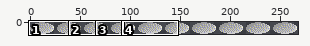
One commit to this sprite sheet: images/progress0.png. The first picture is a wide view before the edit; the outline marks the close-up.
Close-up. Old version:
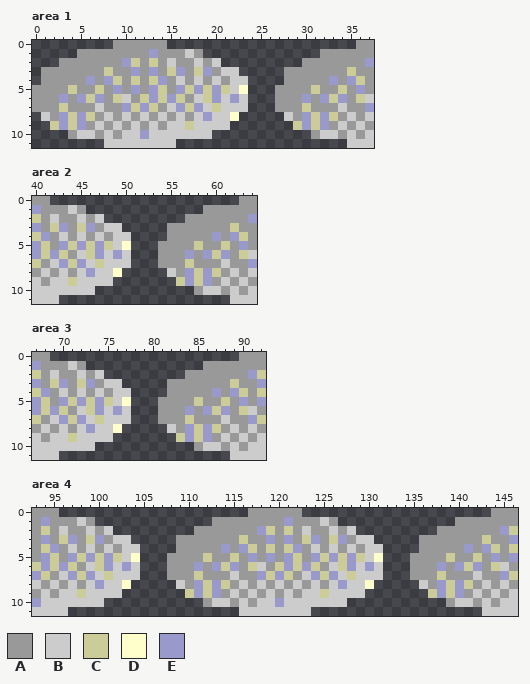
The file is 268x12 pixels. Shown: area 1: x 0..37, y 0..11; area 2: x 40..64, y 0..11; area 3: x 67..92, y 0..11; area 4: x 93..146, y 0..11. The commit also changed other parts of the picture, which this record leaves out.
Palette (. is transparent): A #999999  B #cccccc  C #cccc99  D #ffffcc  E #9999cc
Pixels before, area 1, first column x 0:
 0 .........AAAAAA.....................AA
 1 .....AAAAAAAAEAAABA.............AAAAAA
 2 ...AAAAAAAECACABAABAB.........AAAAAAAE
 3 .AAAAAAACAAEAEACEACEABB.....AAAAAAACAA
 4 .AAAAAEAECACACEABABABABB....AAAAAEAECA
 5 AAAACAACAEAEAECAECECECBD...AAAACAACAEA
 6 AAAEAECEACBACECECABCEBEB...AAAEAECEACB
 7 AAACAAABAAECECABECEBCBBB...AAACAAABAAE
 8 .BAECECABABABABABABEBBD.....BAECECABAB
 9 ..CECEABABABABABBCBBBB.......CECEABABA
10 ....ABBABABBEBBBBBBB...........ABBABAB
11 ........BBBBBBBB...................BBB
Pixels before, area 2, first column x 40:
 0 AA.....................AA
 1 EAAABA.............AAAAAA
 2 CABAABAB.........AAAAAAAE
 3 EACEACEABB.....AAAAAAACAA
 4 CEABABABABB....AAAAAEAECA
 5 ECAECECECBD...AAAACAACAEA
 6 ECECABCEBEB...AAAEAECEACB
 7 CABECEBCBBB...AAACAAABAAE
 8 ABABABEBBD.....BAECECABAB
 9 BABBCBBBB.......CECEABABA
10 BBBBBBB...........ABBABAB
11 BBB...................BBB
Pixels before, area 3, first column x 67:
 0 AA.....................AAA
 1 EAAABA.............AAAAAAA
 2 CABAABAB.........AAAAAAAEC
 3 EACEACEABB.....AAAAAAACAAE
 4 CEABABABABB....AAAAAEAECAC
 5 ECAECECECBD...AAAACAACAEAE
 6 ECECABCEBEB...AAAEAECEACBA
 7 CABECEBCBBB...AAACAAABAAEC
 8 ABABABEBBD.....BAECECABABA
 9 BABBCBBBB.......CECEABABAB
10 BBBBBBB...........ABBABABB
11 BBB...................BBBB
Pixels before, area 4, first column x 93:
 0 AAA.....................AAAAAA.....................AAA
 1 AEAAABA.............AAAAAAAAEAAABA.............AAAAAAA
 2 ACABAABAB.........AAAAAAAECACABAABAB.........AAAAAAAEC
 3 AEACEACEABB.....AAAAAAACAAEAEACEACEABB.....AAAAAAACAAE
 4 ACEABABABABB....AAAAAEAECACACEABABABABB....AAAAAEAECAC
 5 AECAECECECBD...AAAACAACAEAEAECAECECECBD...AAAACAACAEAE
 6 CECECABCEBEB...AAAEAECEACBACECECABCEBEB...AAAEAECEACBA
 7 ECABECEBCBBB...AAACAAABAAECECABECEBCBBB...AAACAAABAAEC
 8 BABABABEBBD.....BAECECABABABABABABEBBD.....BAECECABABA
 9 ABABBCBBBB.......CECEABABABABABBCBBBB.......CECEABABAB
10 EBBBBBBB...........ABBABABBEBBBBBBB...........ABBABABB
11 BBBB...................BBBBBBBB...................BBBB
The same view after the edit:
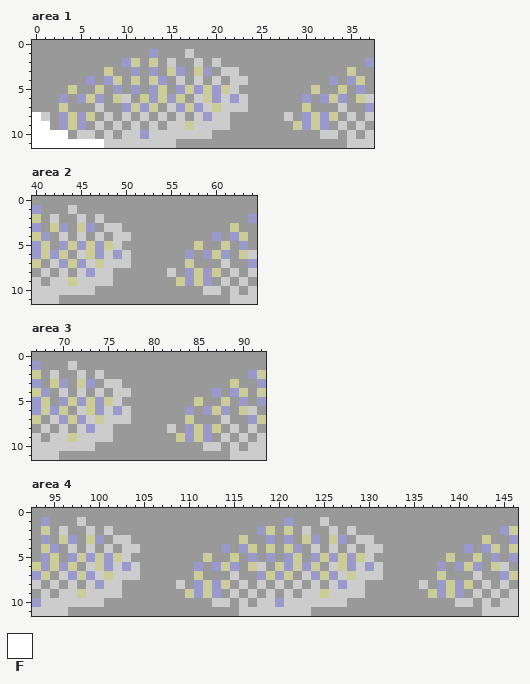
Colours new in this view: F #ffffff
From old to new:
Area 1:
y 0: x 0..8 ......... -> AAAAAAAAA; x 15..35 ..................... -> AAAAAAAAAAAAAAAAAAAAA
y 1: x 0..4 ..... -> AAAAA; x 19..31 ............. -> AAAAAAAAAAAAA
y 2: x 0..2 ... -> AAA; x 21..29 ......... -> AAAAAAAAA
y 3: x 0 . -> A; x 23..27 ..... -> AAAAA
y 4: x 0 . -> A; x 24..27 .... -> AAAA
y 5: x 23..26 D... -> AAAA
y 6..7: x 24..26 ... -> AAA
y 8: x 0 . -> F; x 22..27 D..... -> AAAAAA
y 9: x 0..2 ..C -> FFA; x 22..28 ....... -> AAAAAAA
y 10: x 0..3 .... -> FFFF; x 20..30 ........... -> AAAAAAAAAAA
y 11: x 0..7 ........ -> FFFFFFFF; x 16..34 ................... -> AAAAAAAAAAAAAAAAAAA
Area 2:
y 0: x 42..62 ..................... -> AAAAAAAAAAAAAAAAAAAAA
y 1: x 46..58 ............. -> AAAAAAAAAAAAA
y 2: x 48..56 ......... -> AAAAAAAAA
y 3: x 50..54 ..... -> AAAAA
y 4: x 51..54 .... -> AAAA
y 5: x 50..53 D... -> AAAA
y 6..7: x 51..53 ... -> AAA
y 8: x 49..54 D..... -> AAAAAA
y 9: x 49..55 ....... -> AAAAAAA
y 10: x 47..57 ........... -> AAAAAAAAAAA
y 11: x 43..61 ................... -> AAAAAAAAAAAAAAAAAAA
Area 3:
y 0: x 69..89 ..................... -> AAAAAAAAAAAAAAAAAAAAA
y 1: x 73..85 ............. -> AAAAAAAAAAAAA
y 2: x 75..83 ......... -> AAAAAAAAA
y 3: x 77..81 ..... -> AAAAA
y 4: x 78..81 .... -> AAAA
y 5: x 77..80 D... -> AAAA
y 6..7: x 78..80 ... -> AAA
y 8: x 76..81 D..... -> AAAAAA
y 9: x 76..82 ....... -> AAAAAAA
y 10: x 74..84 ........... -> AAAAAAAAAAA
y 11: x 70..88 ................... -> AAAAAAAAAAAAAAAAAAA
Area 4:
y 0: x 96..116 ..................... -> AAAAAAAAAAAAAAAAAAAAA; x 123..143 ..................... -> AAAAAAAAAAAAAAAAAAAAA
y 1: x 100..112 ............. -> AAAAAAAAAAAAA; x 127..139 ............. -> AAAAAAAAAAAAA
y 2: x 102..110 ......... -> AAAAAAAAA; x 129..137 ......... -> AAAAAAAAA
y 3: x 104..108 ..... -> AAAAA; x 131..135 ..... -> AAAAA
y 4: x 105..108 .... -> AAAA; x 132..135 .... -> AAAA
y 5: x 104..107 D... -> AAAA; x 131..134 D... -> AAAA
y 6..7: x 105..107 ... -> AAA; x 132..134 ... -> AAA
y 8: x 103..108 D..... -> AAAAAA; x 130..135 D..... -> AAAAAA
y 9: x 103..109 ....... -> AAAAAAA; x 130..136 ....... -> AAAAAAA
y 10: x 101..111 ........... -> AAAAAAAAAAA; x 128..138 ........... -> AAAAAAAAAAA
y 11: x 97..115 ................... -> AAAAAAAAAAAAAAAAAAA; x 124..142 ................... -> AAAAAAAAAAAAAAAAAAA
Boxes around the changes in both close-ups, in picture pixels (x1, y1, x2, y2):
changed: (32, 40, 113, 148)
changed: (167, 40, 356, 148)
changed: (50, 196, 239, 304)
changed: (50, 352, 239, 460)
changed: (59, 508, 248, 616)
changed: (302, 508, 491, 616)
